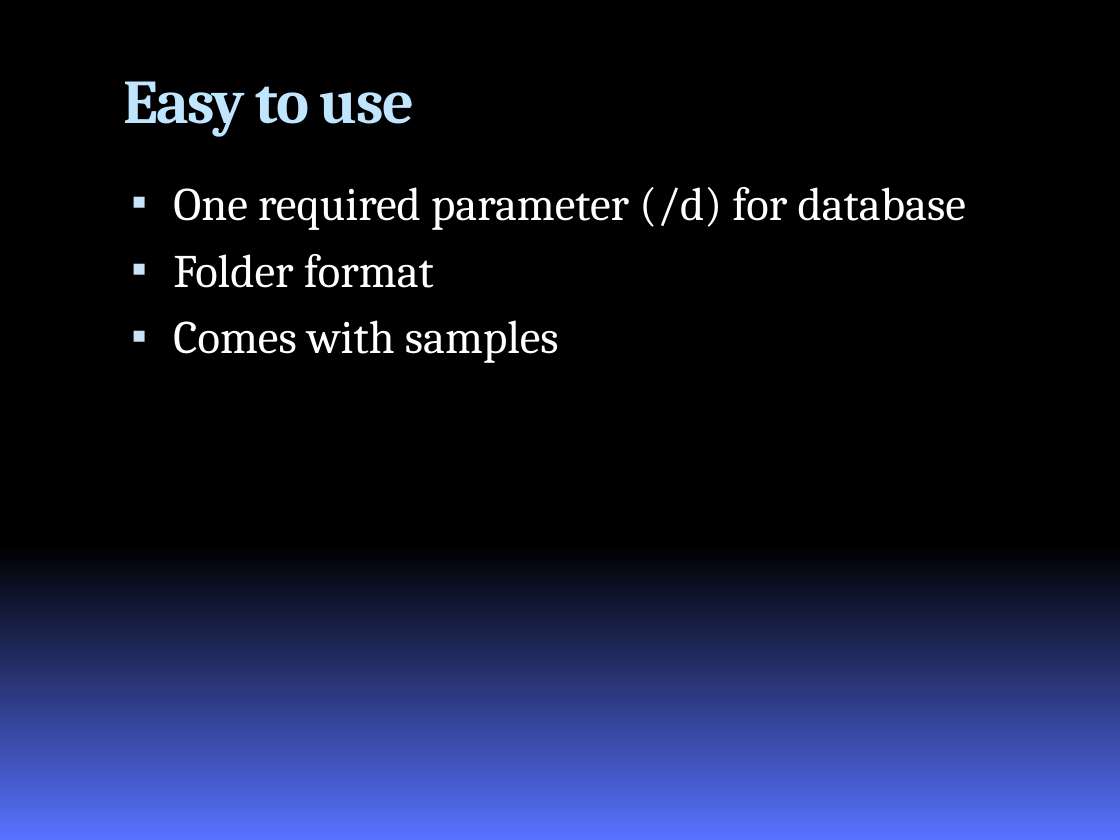
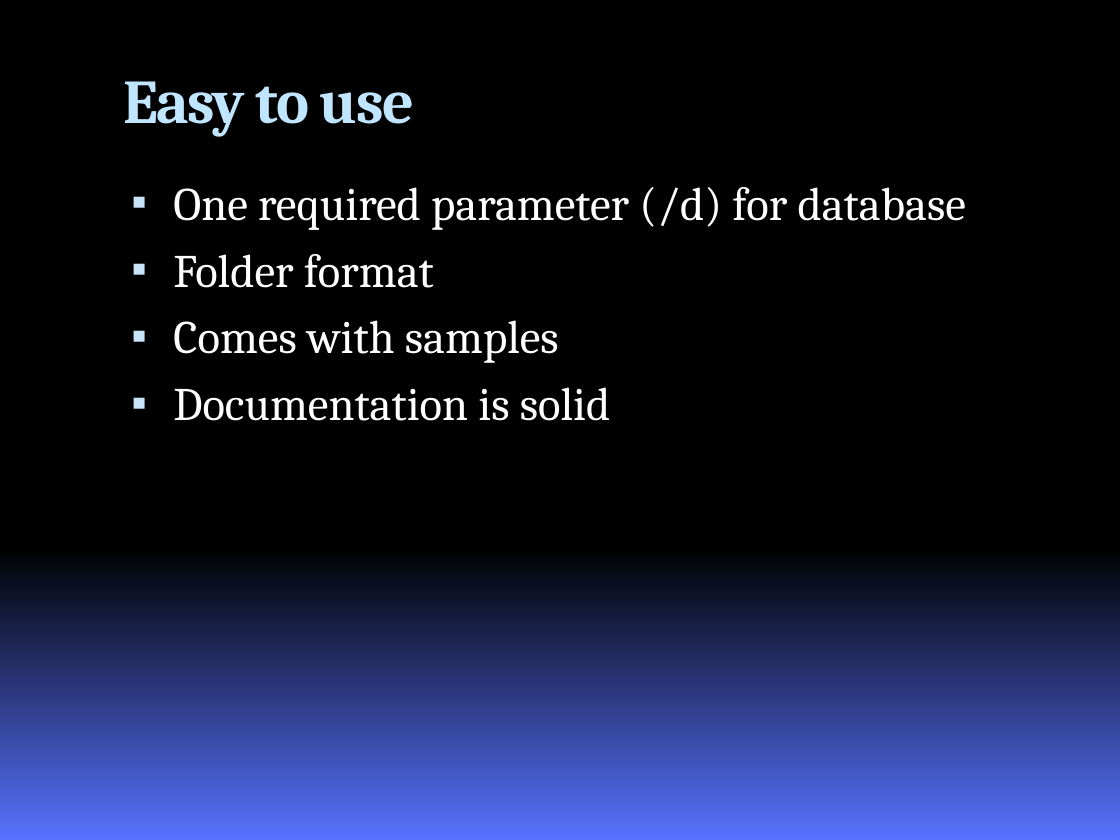
Before and after one commit to chucknorris/roundhouse, a slide deck: slide 11 of docs/RoundhousEPresentation.pptx. Drawn at 1120x840 pixels with LibreOffice and Linux fonts; fonts in the diff are those of the drawing; background and template pictures are left out. Boxes give left, top, right and bottom in pixels: in the first picture for what was removed or moved away, otherwise in the second. Text is boxed around its words. In the diff, an @@ line names an element or a change of style, - is before the commit and + after.

```diff
--- a/docs/RoundhousEPresentation.pptx
+++ b/docs/RoundhousEPresentation.pptx
@@ text at (173, 387, 610, 421): paragraph added @@
+▪ Documentation is solid
```
Also in this commit, not shown: 6 other slides changed, 1 other file.
